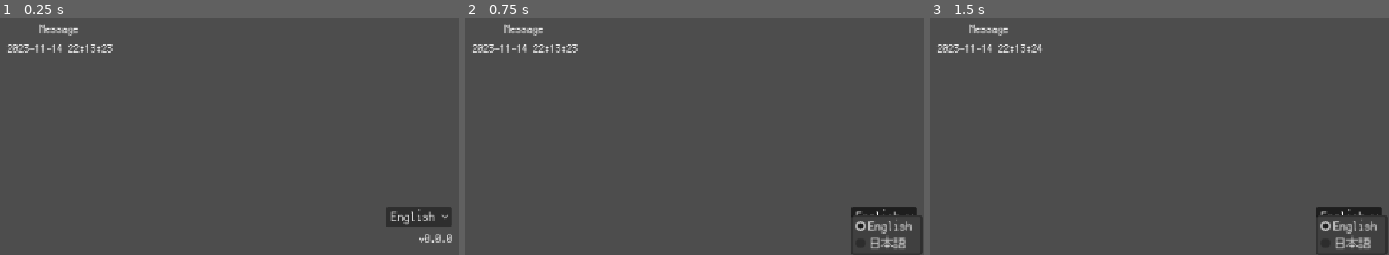
Above: before the commit, frames 1-3 (left to right).
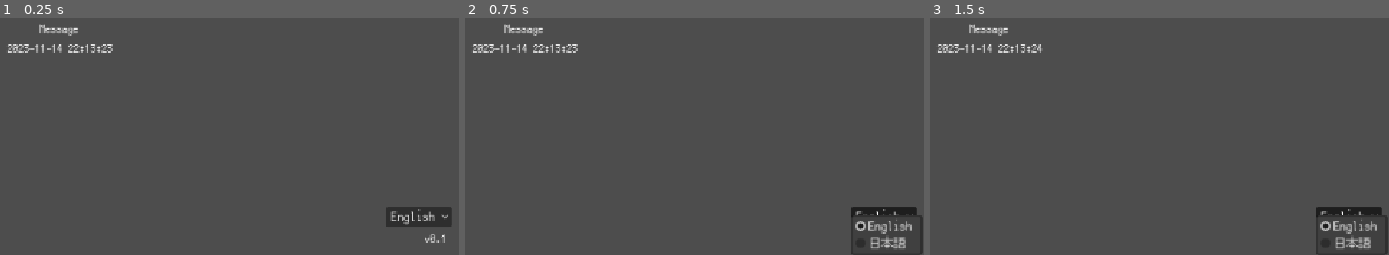
Above: after the commit, the same moments.

Repository: joshuafolkken/click-game
Game: Godot game, scene res://scenes/example.tscn
Two runs of this game, one before a commit and one after it. Both use one fixed random seed, a clock stepped at 60 frames per second and the inputs below.
Inputs:
- Up to frame 1 (0.25 s): no input
- Up to frame 2 (0.75 s): click "English" at 0.5 s
- Up to frame 3 (1.5 s): click "English" at 1.25 s

The runs differ from the first frame. In frame 1, 0.2% of the frame differs, in the area x 91-99%, y 91-95%; in frame 2, nothing differs; in frame 3, nothing differs.

Commit message:
version 0.1 #1

Diff:
--- a/project.godot
+++ b/project.godot
@@ -11,7 +11,7 @@
 [application]
 
 config/name="Click Game"
-config/version="0.0.0"
+config/version="0.1"
 run/main_scene="uid://djcdy0d718ei3"
 config/features=PackedStringArray("4.4", "Forward Plus")
 config/icon="res://icon.svg"
